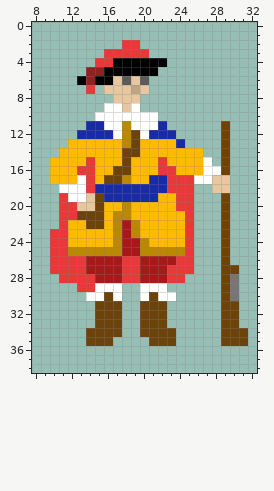
Pixel-art sprite -- musketeer.png. That is the earlier state.
The file is 40x40 pixels. Shown: x 8..32, y 0..38.
And afterwards:
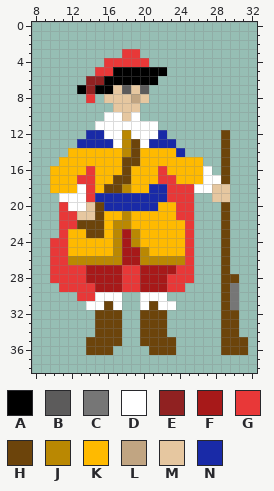
Palette (. is transparent): A #000000  B #5c5b5b  C #767676  D #ffffff  E #902121  F #a71919  G #e83838  H #6c440b  J #ba8802  K #ffba00  L #c1a582  M #e6c7a0  N #192aa7
The exact change:
@@ x 8..32 @@
  1 .........................
- 2 ..........GG.............
- 3 ........GGGGG............
- 4 .......GGAAAAAA..........
- 5 ......EEAAAAAA...........
- 6 .....AEAAMBMB............
- 7 ......G.MMMLM............
- 8 .........MMM.............
- 9 ........DDMD.............
-10 .......DDDDDDD...........
-11 ......NNDDJDDDN......H...
-12 .....NNNNDJHDNNN.....H...
-13 ....KKKKKKJHKKKKN....H...
-14 ...KKKKKKKHHKKKKKKK..H...
-15 ..KKKKGKKKHKKKGKKKKD.H...
-16 ..KKKGGKKHHKKKGGKKKDDH...
-17 ..KKKDGKHHJKKNNGGGDDMM...
-18 ...DDDGNNNNNNNNGGG..MM...
-19 ...GDDMHNNNNNNKKGG...H...
-20 ...GGMMHKKJKKKKKGG...H...
-21 ...GGHHHKJJKKKKKKG...H...
-22 ...GKKHHKJFJKKKKKG...H...
-23 ..GGKKKKKJFJKKKKKG...H...
-24 ..GGKKKKKJFFJKKKKG...H...
-25 ..GGJJJJJJFFJJJJJG...H...
-26 ..GGGGFFFFGGFFFFGG...H...
-27 ..GGGGFFFFGGFFFGGG...HH..
-28 ...GGGGFFFGGFFFGG....HC..
-29 .....GGDDD..DDD......HC..
-30 ......DDHD..DHDD.....HC..
-31 .......HHH..HHH......HH..
+ 2 .........................
+ 3 ..........GG.............
+ 4 ........GGGGG............
+ 5 .......GGAAAAAA..........
+ 6 ......EEAAAAAA...........
+ 7 .....AEAAMBMB............
+ 8 ......G.MMMLM............
+ 9 .........MMM.............
+10 ........DDMD.............
+11 .......DDDDDDD...........
+12 ......NNDDJDDDN......H...
+13 .....NNNNDJHDNNN.....H...
+14 ....KKKKKKJHKKKKN....H...
+15 ...KKKKKKKHHKKKKKKK..H...
+16 ..KKKKGKKKHKKKGKKKKD.H...
+17 ..KKKGGKKHHKKKGGKKKDDH...
+18 ..KKKDGKHHJKKNNGGGDDMM...
+19 ...DDDGNNNNNNNNGGG..MM...
+20 ...GDDMHNNNNNNKKGG...H...
+21 ...GGMMHKKJKKKKKGG...H...
+22 ...GGHHHKJJKKKKKKG...H...
+23 ...GKKHHKJFJKKKKKG...H...
+24 ..GGKKKKKJFJKKKKKG...H...
+25 ..GGKKKKKJFFJKKKKG...H...
+26 ..GGJJJJJJFFJJJJJG...H...
+27 ..GGGGFFFFGGFFFFGG...H...
+28 ..GGGGFFFFGGFFFGGG...HH..
+29 ...GGGGFFFGGFFFGG....HC..
+30 .....GGDDD..DDD......HC..
+31 ......DDHD..DHDD.....HC..
 32 .......HHH..HHH......HH..
 33 .......HHH..HHH......HH..
-34 ......HHHH..HHHH.....HHH.
-35 ......HHH....HHH.....HHH.
-36 .........................
+34 .......HHH..HHH......HH..
+35 ......HHHH..HHHH.....HHH.
+36 ......HHH....HHH.....HHH.
 37 .........................
Pixel boxes of the changes (left, top, right, bottom) in both pictures:
changed: (50, 40, 248, 355)
